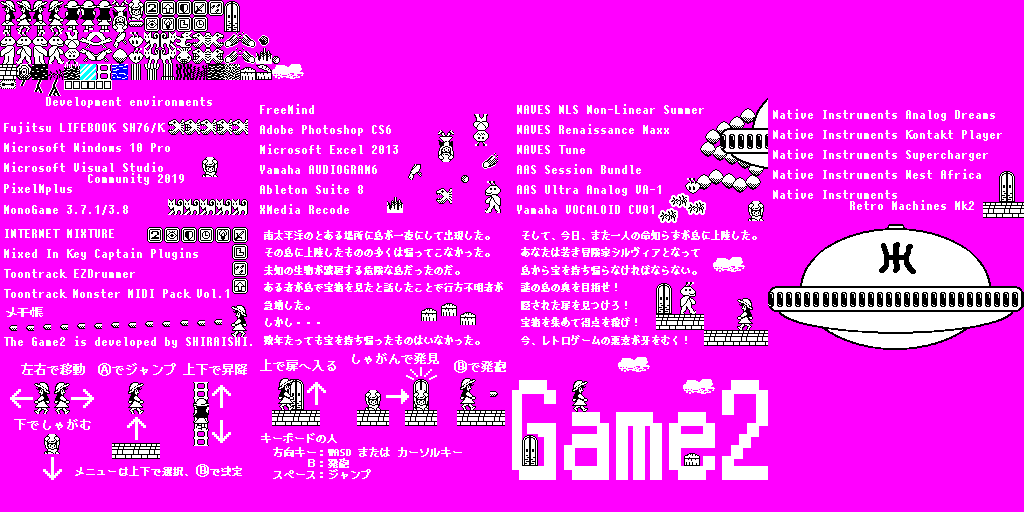
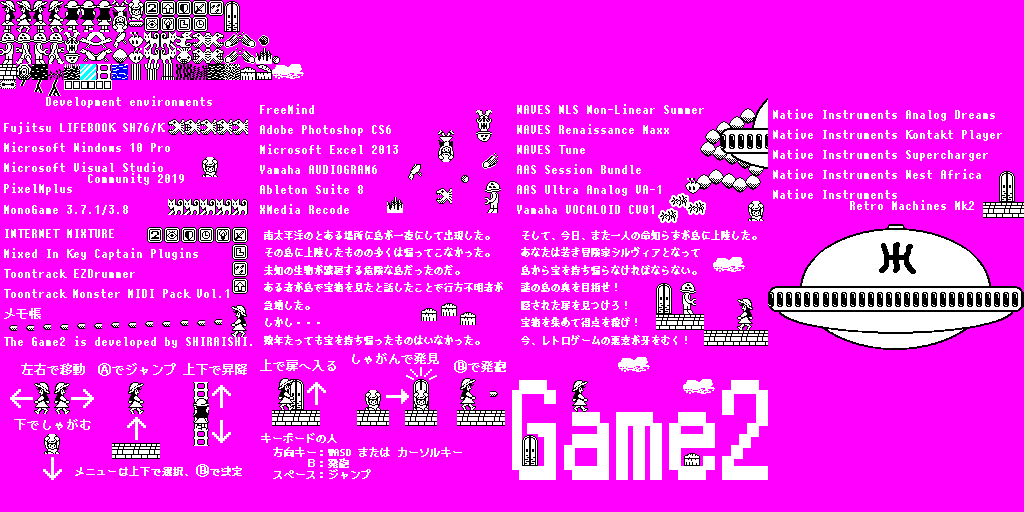
Before/after of a w=1024, h=512 layered artwork. What changed in the layer stack:
moved "EnemyUPeopleR1" (1st of 2) above "Cloud", painted on it over [32, 32, 696, 314]
painted on "EnemyUPeopleDead" over [64, 32, 80, 64]
removed layer "EnemyUPeopleR2" (2nd of 2) over [48, 32, 64, 60]
moved "EnemyUPeopleR2" above "EnemyUPeopleR1", painted on it over [48, 32, 696, 314]
added layer "EnemyUPeopleR1" (2nd of 2) above "EnemyUPeopleL2" over [32, 32, 48, 64]
painted on "EnemyUPeopleL2" over [16, 32, 32, 60]
painted on "EnemyUPeopleL1" over [0, 32, 16, 64]
painted on "End5" over [4, 307, 43, 319]
painted on "End2" over [473, 110, 501, 213]
